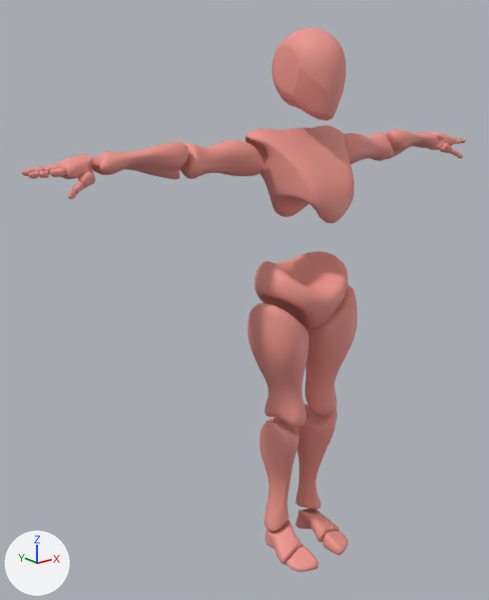
Renders of the glTF model components/Sumo_high_pull.glb from each side of a commit.
Rendered twice from a 50 mm camera at (-1.52, -1.582, 1.637) aimed at (-0.151, 0.129, 0.953). Arrows for +X, +Y and +Z are at lower left; the lights stay in place. Where no turn or scale is listed for an object, it has been applied to the vertices.

Names of what the first picture shows: 'Beta_Surface'.
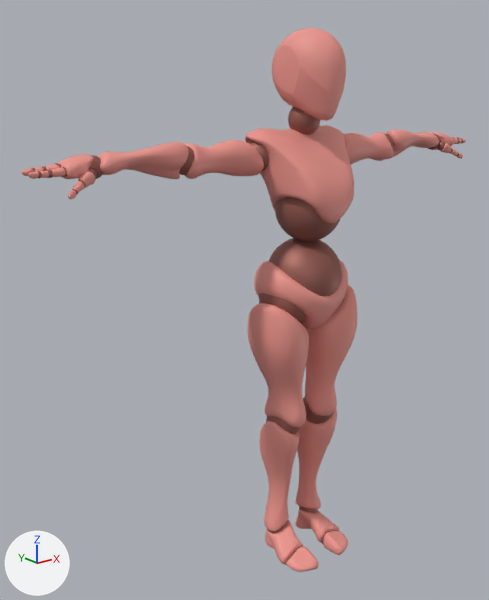
Commit message: Adicionando o arquivo correto sumo high pull.glb

Boxes (x1, y1, x2, y2) around the edits, measured in the pictures (489 x 600 px):
'Beta_Joints', added (brown): after (32, 107, 463, 554)

The edits, one by one:
Material 'Beta_Joints_MAT1' (mat_beta_joints_mat1) is new.
Its base color is (0.333, 0.125, 0.101) (brown #9c6359).
Its metallic is 0.5.
Its roughness is 0.553.
Mesh me_beta_joints is new.
It has 10514 vertices, 20840 faces and spans x -0.88..0.88, y -0.13..0.13, z 0.0..1.6.
It uses material mat_beta_joints_mat1 (brown #9c6359).
Object 'Beta_Joints' (ob_beta_joints) is new; it shows me_beta_joints.
Its location is (0.0, 0.0, 0.0).
